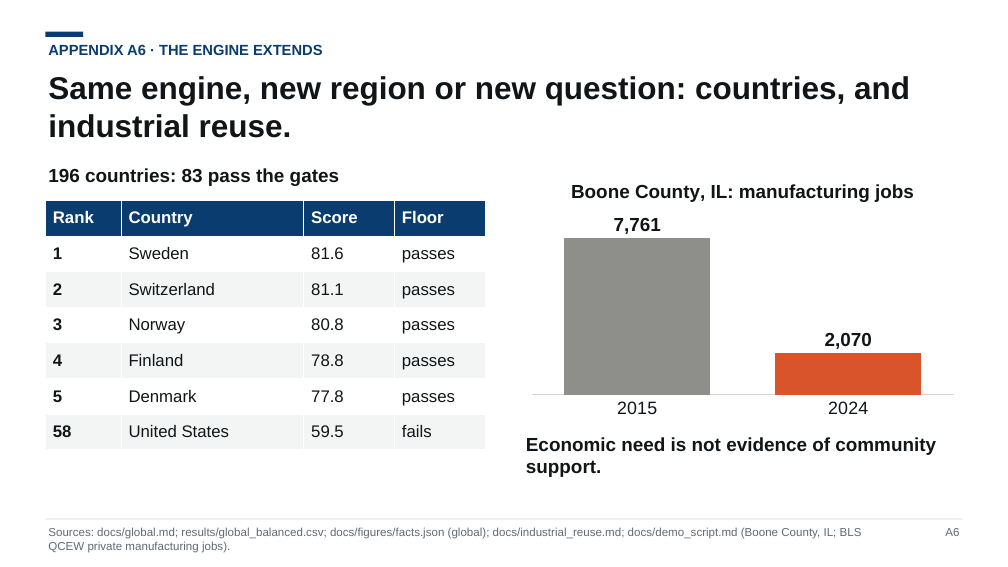
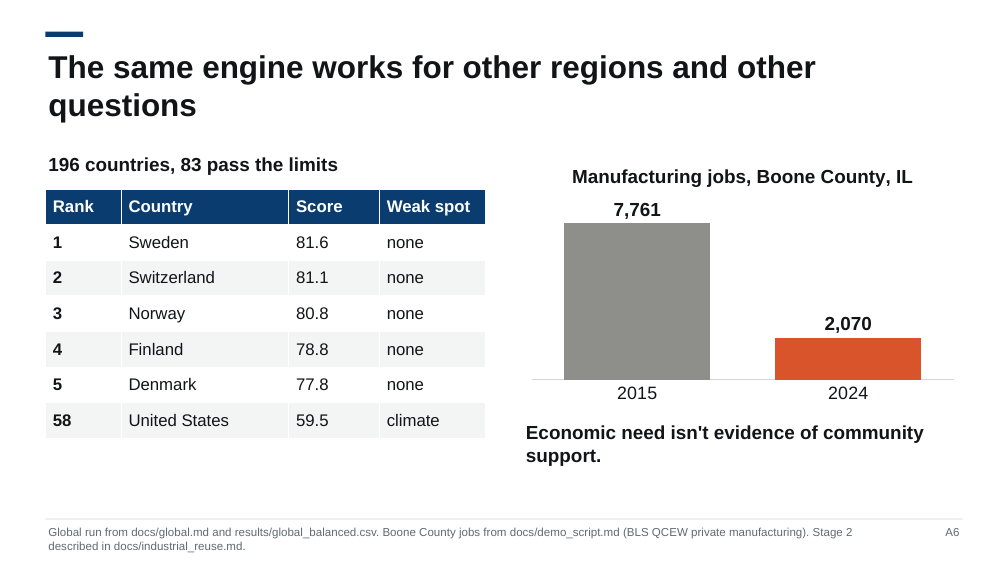
Before and after one commit to NeilKhandelwal/BAC-Hackathon, a slide deck: slide 15 of docs/deck/pitch_template.pptx. Drawn at 1008x567 pixels with LibreOffice and Linux fonts; fonts in the diff are those of the drawing. Boxes give left, top, right and bottom in pixels: in the first picture for what was removed or moved away, otherwise in the second. Text is boxed around its words. In the diff, an @@ line names an element or a change of style, - is before the commit and + after.

```diff
--- a/docs/deck/pitch_template.pptx
+++ b/docs/deck/pitch_template.pptx
@@ text at box(48, 55, 816, 122): text changed @@
-Same engine, new region or new question: countries, and industrial reuse.
+The same engine works for other regions and other questions
@@ text removed at box(48, 44, 323, 55) @@
-APPENDIX A6 · THE ENGINE EXTENDS
@@ text at box(48, 157, 338, 175): text changed @@
-196 countries: 83 pass the gates
+196 countries, 83 pass the limits
@@ column chart at box(523, 151, 963, 408) @@
@@ title "Boone County, IL: manufacturing jobs" to "Manufacturing jobs, Boone County, IL" @@
@@ column chart: place and size @@
-column chart at box(523, 166, 963, 423)
+column chart at box(523, 151, 963, 408)
@@ table at box(45, 189, 485, 439) @@
-row 1, column 4: Floor
+row 1, column 4: Weak spot
-row 2, column 4: passes
+row 2, column 4: none
-row 3, column 4: passes
+row 3, column 4: none
-row 4, column 4: passes
+row 4, column 4: none
-row 5, column 4: passes
+row 5, column 4: none
-row 6, column 4: passes
+row 6, column 4: none
-row 7, column 4: fails
+row 7, column 4: climate
@@ table: place and size @@
-table at box(45, 200, 485, 450)
+table at box(45, 189, 485, 439)
@@ text at box(526, 425, 924, 466): text changed @@
-Economic need is not evidence of community support.
+Economic need isn't evidence of community support.
@@ text at box(48, 527, 852, 553): text changed @@
-Sources: docs/global.md; results/global_balanced.csv; docs/figures/facts.json (global); docs/industrial_reuse.md; docs/demo_script.md (Boone County, IL; BLS QCEW private manufacturing jobs).
+Global run from docs/global.md and results/global_balanced.csv. Boone County jobs from docs/demo_script.md (BLS QCEW private manufacturing). Stage 2 described in docs/industrial_reuse.md.
```
Also in this commit, not shown: 8 other slides changed, 6 slides added, 6 slides removed, 23 other files.
